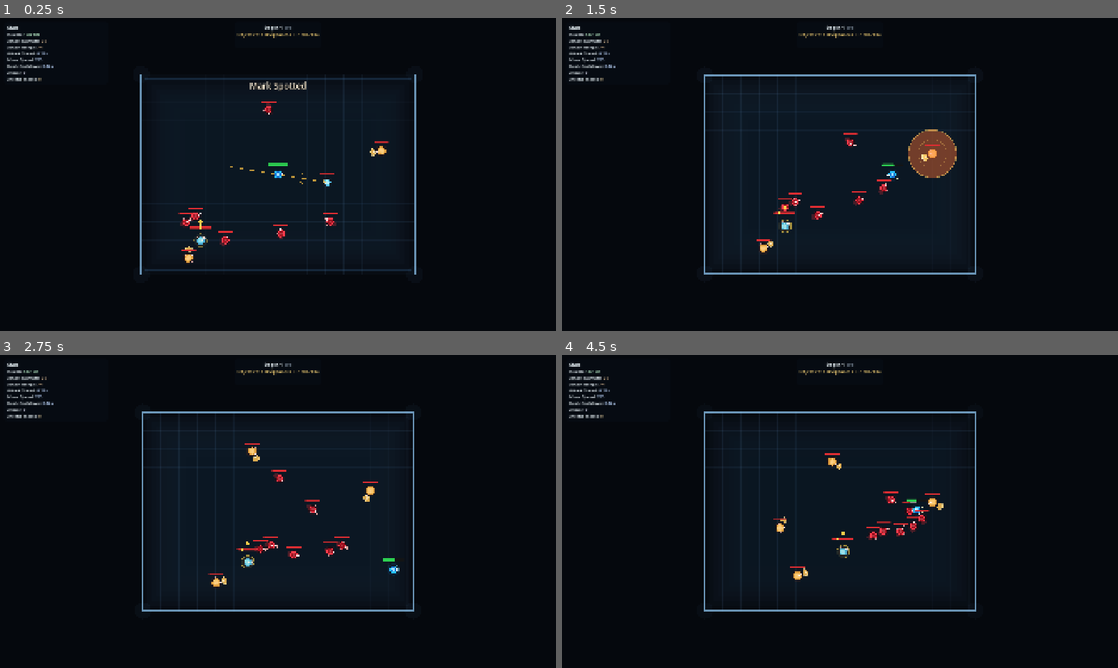
Above: before the commit, frames 1-4 (two rows, left to right).
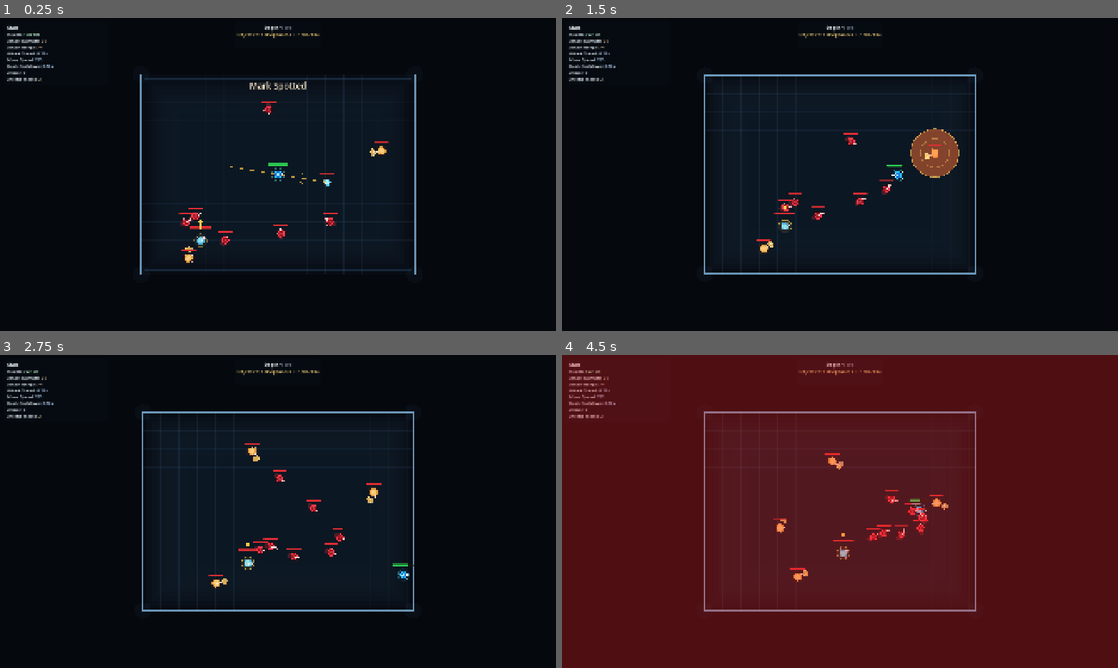
Above: after the commit, the same moments.

Repository: Excellund/AbyssalDescent
Game: Godot game, scene res://scenes/Menu.tscn
Two runs of this game, one before a commit and one after it. Both use one fixed random seed, a clock stepped at 60 frames per second and the inputs below. Sound files missing from this copy of the repository are replaced by a short silence.
Inputs (mouse positions are in pixels of both pictures, inside the frame that each line leads up to):
- Up to frame 1 (0.25 s): no input
- Up to frame 2 (1.5 s): move the mouse to (962, 158) at 0.52 s; hold D (move_right) 0.53-1.28 s; tap Space (dash) at 0.6 s; click (962, 158) at 0.67 s; move the mouse to (728, 190) at 1.27 s; hold S (move_down) from 1.28 s (still down); click (728, 190) at 1.35 s
- Up to frame 3 (2.75 s): tap Space (dash) at 1.55, 2.1 s; move the mouse to (333, 442) at 2.02 s; release S (move_down) at 2.03 s; hold D (move_right) from 2.03 s (still down)
- Up to frame 4 (4.5 s): move the mouse to (812, 574) at 2.77 s; release D (move_right) at 2.78 s; hold W (move_up) 2.78-3.53 s; tap E (interact) at 2.85 s; click (812, 574) at 2.92 s; tap Space (dash) at 3.05, 3.6 s; move the mouse to (1006, 558) at 3.52 s; hold A (move_left) from 3.53 s (still down); move the mouse to (673, 464) at 4.27 s; click (673, 464) at 4.35 s

The runs differ from the first frame. In frame 1, less than 0.1% of the frame differs, in the area x 6-52%, y 15-53%; in frame 2, 0.8%; in frame 3, 0.8%; in frame 4, 100%, in the area x 0-100%, y 0-100%.

Commit message:
Make Void Dash kills refresh cooldown + VFX

Diff:
--- a/scenes/Main.tscn
+++ b/scenes/Main.tscn
@@ -10,7 +10,9 @@
 normal_room_music = ExtResource("2_rarhs")
 boss_room_music = ExtResource("3_vcsgt")
 music_volume_db = -50.0
-debug_start_power_ids = PackedStringArray("razor_wind", "execution_edge")
+debug_apply_test_powers_on_start = true
+debug_skip_starting_boon_selection = true
+debug_start_power_ids = PackedStringArray("reaper_step", "phantom_step")
 debug_start_encounter = 7
 
 [node name="Player" parent="." unique_id=1831438957 instance=ExtResource("1_elqb8")]
--- a/scripts/player.gd
+++ b/scripts/player.gd
@@ -75,7 +75,6 @@
 var phantom_step_slow_duration: float = 0.7
 # Void Dash: extra distance multiplier and kill-reset tracking
 var void_dash_range_mult: float = 1.42
-var void_dash_cooldown_reduction: float = 0.0
 # Static Wake: trail damage and lifetime
 var static_wake_damage: int = 8
 var static_wake_lifetime: float = 1.4
@@ -85,6 +84,8 @@
 var phantom_step_ghost_emit_cd: float = 0.0
 var static_wake_trails: Array[Dictionary] = []
 var static_wake_trail_emit_cooldown: float = 0.0
+var void_dash_reset_pulse_left: float = 0.0
+var void_dash_reset_pulse_duration: float = 0.28
 
 # Objective mutators
 var active_objective_mutators: Array[Dictionary] = []
@@ -116,6 +117,7 @@
 	_update_attack_animation(delta)
 	_update_visual_facing_direction()
 	_update_static_wake_trails(delta)
+	_update_void_dash_reset_pulse(delta)
 	_try_start_dash(direction)
 	_try_attack_input()
 
@@ -164,7 +166,7 @@
 	dash_direction = direction if direction != Vector2.ZERO else last_move_direction
 	var effective_duration := dash_duration * (void_dash_range_mult if reward_void_dash else 1.0)
 	dash_time_left = effective_duration
-	dash_cooldown_left = maxf(0.18, dash_cooldown - void_dash_cooldown_reduction)
+	dash_cooldown_left = dash_cooldown
 	dash_phase_release_left = maxf(dash_phase_release_left, dash_phase_release_duration)
 	phantom_step_hit_ids.clear()
 	phantom_step_ghost_positions.clear()
@@ -370,6 +372,12 @@
 		attack_anim_time_left = maxf(0.0, attack_anim_time_left - delta)
 		queue_redraw()
 
+func _update_void_dash_reset_pulse(delta: float) -> void:
+	if void_dash_reset_pulse_left <= 0.0:
+		return
+	void_dash_reset_pulse_left = maxf(0.0, void_dash_reset_pulse_left - delta)
+	queue_redraw()
+
 func _update_visual_facing_direction() -> void:
 	if _is_attack_locked():
 		if attack_lock_direction.length_squared() > 0.000001:
@@ -660,8 +668,16 @@
 
 
 func notify_enemy_killed() -> void:
-	if reward_void_dash and dash_cooldown_left > 0.0:
+	if not reward_void_dash:
+		return
+	var dash_was_active := dash_cooldown_left > 0.0
+	if dash_was_active:
 		dash_cooldown_left = 0.0
+		void_dash_reset_pulse_left = void_dash_reset_pulse_duration
+		if player_feedback != null:
+			player_feedback.play_world_ring(global_position, 42.0, Color(0.92, 0.54, 1.0, 0.92), 0.18)
+			player_feedback.play_world_ring(global_position, 26.0, Color(1.0, 0.82, 1.0, 0.72), 0.12)
+		queue_redraw()
 
 func _restart_current_scene() -> void:
 	if scene_restart_queued:
@@ -821,14 +837,20 @@
 			draw_line(-facing * 8.0 + side * 4.0, -facing * 18.0 + side * 4.0, Color(0.46, 1.0, 0.92, 0.36 + pulse * 0.2), 1.4)
 			draw_line(-facing * 8.0 - side * 4.0, -facing * 18.0 - side * 4.0, Color(0.46, 1.0, 0.92, 0.36 + pulse * 0.2), 1.4)
 
-	if reward_void_dash:
-		var cd_ratio := clampf(1.0 - dash_cooldown_left / maxf(0.001, dash_cooldown), 0.0, 1.0)
-		var arc_end: float = lerp(0.0, TAU, cd_ratio)
-		draw_arc(Vector2.ZERO, 24.0, -PI * 0.5, -PI * 0.5 + arc_end, 36,
-			Color(0.88, 0.56, 1.0, 0.72 + cd_ratio * 0.2), 2.2)
-		if cd_ratio >= 0.99:
-			var pulse := 0.5 + 0.5 * sin(t * 8.0)
-			draw_arc(Vector2.ZERO, 26.0, 0.0, TAU, 24, Color(0.88, 0.56, 1.0, 0.32 + pulse * 0.22), 1.2)
+	if reward_void_dash and void_dash_reset_pulse_left > 0.0:
+		var pulse_t := clampf(void_dash_reset_pulse_left / maxf(0.001, void_dash_reset_pulse_duration), 0.0, 1.0)
+		var glow_t := 1.0 - pulse_t
+		var reset_radius := 22.0 + glow_t * 34.0
+		var glow_alpha := pulse_t * pulse_t
+		var facing := visual_facing_direction if visual_facing_direction.length_squared() > 0.000001 else Vector2.RIGHT
+		var side := Vector2(-facing.y, facing.x)
+		draw_circle(Vector2.ZERO, reset_radius * 0.82, Color(0.88, 0.56, 1.0, 0.2 * glow_alpha))
+		draw_circle(Vector2.ZERO, reset_radius * 0.5, Color(1.0, 0.84, 1.0, 0.13 * glow_alpha))
+		draw_arc(Vector2.ZERO, reset_radius, 0.0, TAU, 34, Color(1.0, 0.86, 1.0, 0.94 * glow_alpha), 3.2)
+		draw_arc(Vector2.ZERO, reset_radius + 7.0, 0.0, TAU, 34, Color(0.88, 0.56, 1.0, 0.54 * glow_alpha), 2.1)
+		draw_arc(Vector2.ZERO, reset_radius + 13.0, 0.0, TAU, 34, Color(0.76, 0.4, 0.98, 0.24 * glow_alpha), 1.4)
+		draw_line(-facing * 10.0, facing * (18.0 + glow_t * 10.0), Color(1.0, 0.86, 1.0, 0.34 * glow_alpha), 1.8)
+		draw_line(-side * 8.0, side * (15.0 + glow_t * 8.0), Color(0.9, 0.62, 1.0, 0.26 * glow_alpha), 1.6)
 
 	if reward_static_wake:
 		var pulse := 0.5 + 0.5 * sin(t * 9.0 + 2.0)
--- a/scripts/power_registry.gd
+++ b/scripts/power_registry.gd
@@ -81,7 +81,7 @@
 		rupture_desc = String(player_reference.call("get_trial_power_card_desc", "rupture_wave"))
 
 	var phantom_desc := "Dashing through enemies damages and slows them."
-	var void_desc := "Dash travels farther. Kills fully reset dash cooldown."
+	var void_desc := "Dash travels farther. Kills refresh dash cooldown."
 	var static_desc := "Dashing leaves an electrified trail that burns enemies."
 	if is_instance_valid(player_reference) and player_reference.has_method("get_trial_power_card_desc"):
 		phantom_desc = String(player_reference.call("get_trial_power_card_desc", "phantom_step"))
--- a/scripts/upgrade_system.gd
+++ b/scripts/upgrade_system.gd
@@ -135,7 +135,6 @@
 			var vd_stacks := int(player_reference.get("void_dash_stacks")) + 1
 			player_reference.set("void_dash_stacks", vd_stacks)
 			player_reference.set("void_dash_range_mult", 1.36 + float(vd_stacks) * 0.12)
-			player_reference.set("void_dash_cooldown_reduction", float(vd_stacks) * 0.06)
 		"static_wake":
 			player_reference.set("reward_static_wake", true)
 			var sw_stacks := int(player_reference.get("static_wake_stacks")) + 1
@@ -241,12 +240,10 @@
 			return "[color=#c8daf0]Phantom Step:[/color] damage [color=#e8c96a]%d[/color] [color=#8899aa]->[/color] [color=#7de882]%d[/color], slow [color=#e8c96a]%.2fs[/color] [color=#8899aa]->[/color] [color=#7de882]%.2fs[/color]." % [cur_damage, next_damage, cur_slow, next_slow]
 		"reaper_step":
 			var next_range := 1.36 + float(next_stack) * 0.12
-			var next_cd_trim := float(next_stack) * 0.06
-			if current_stack <= 0:
-				return "[color=#9ab8d8]Dash kills instantly reset your dash cooldown, and each stack extends your dash and trims base cooldown.[/color]\n[color=#9ab8d8]Initial:[/color] range [color=#7de882]x%.2f[/color], base cooldown trim [color=#7de882]%.2fs[/color], kill reset [color=#7de882]full[/color]." % [next_range, next_cd_trim]
+			if current_stack <= 0:
+				return "[color=#9ab8d8]Kills fully refresh your dash, and each stack extends your dash.[/color]\n[color=#9ab8d8]Initial:[/color] range [color=#7de882]x%.2f[/color], kill refresh [color=#7de882]full[/color]." % [next_range]
 			var cur_range := 1.36 + float(maxi(0, next_stack - 1)) * 0.12
-			var cur_cd_trim := float(maxi(0, next_stack - 1)) * 0.06
-			return "[color=#c8daf0]Reaper Step:[/color] range [color=#e8c96a]x%.2f[/color] [color=#8899aa]->[/color] [color=#7de882]x%.2f[/color], base trim [color=#e8c96a]%.2fs[/color] [color=#8899aa]->[/color] [color=#7de882]%.2fs[/color], kill reset [color=#7de882]full[/color]." % [cur_range, next_range, cur_cd_trim, next_cd_trim]
+			return "[color=#c8daf0]Reaper Step:[/color] range [color=#e8c96a]x%.2f[/color] [color=#8899aa]->[/color] [color=#7de882]x%.2f[/color], kill refresh [color=#7de882]full[/color]." % [cur_range, next_range]
 		"static_wake":
 			var next_damage := 6 + next_stack * 3
 			var next_lifetime := 1.2 + float(next_stack) * 0.25
